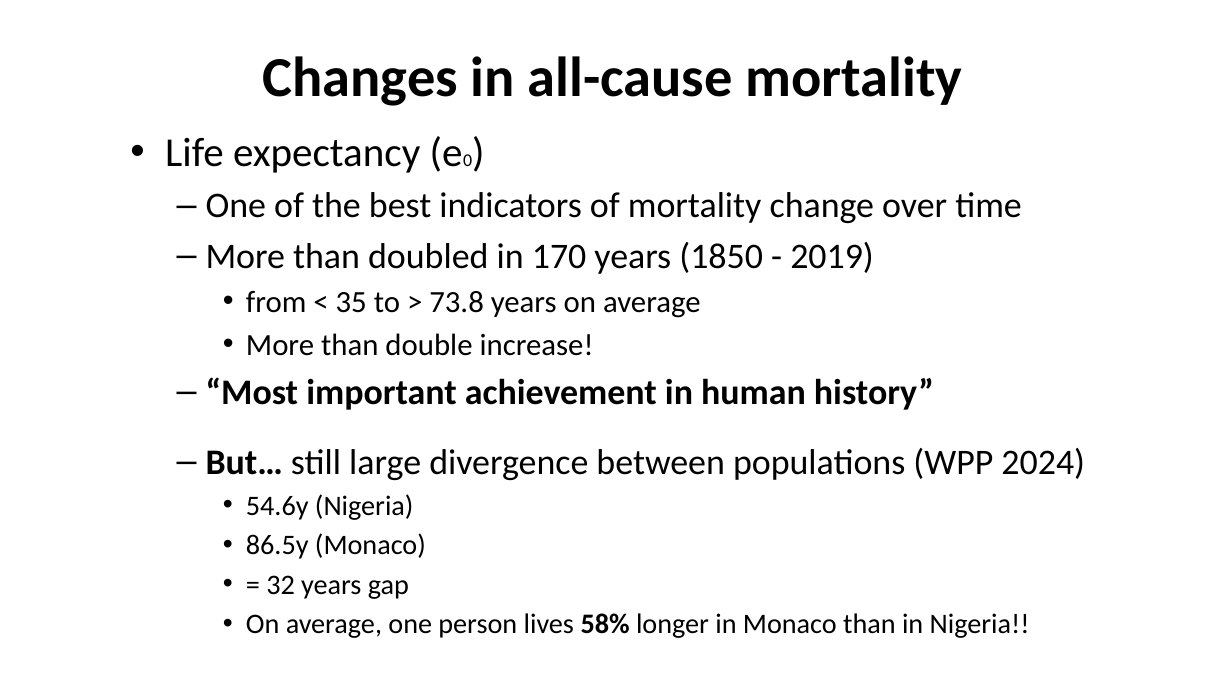
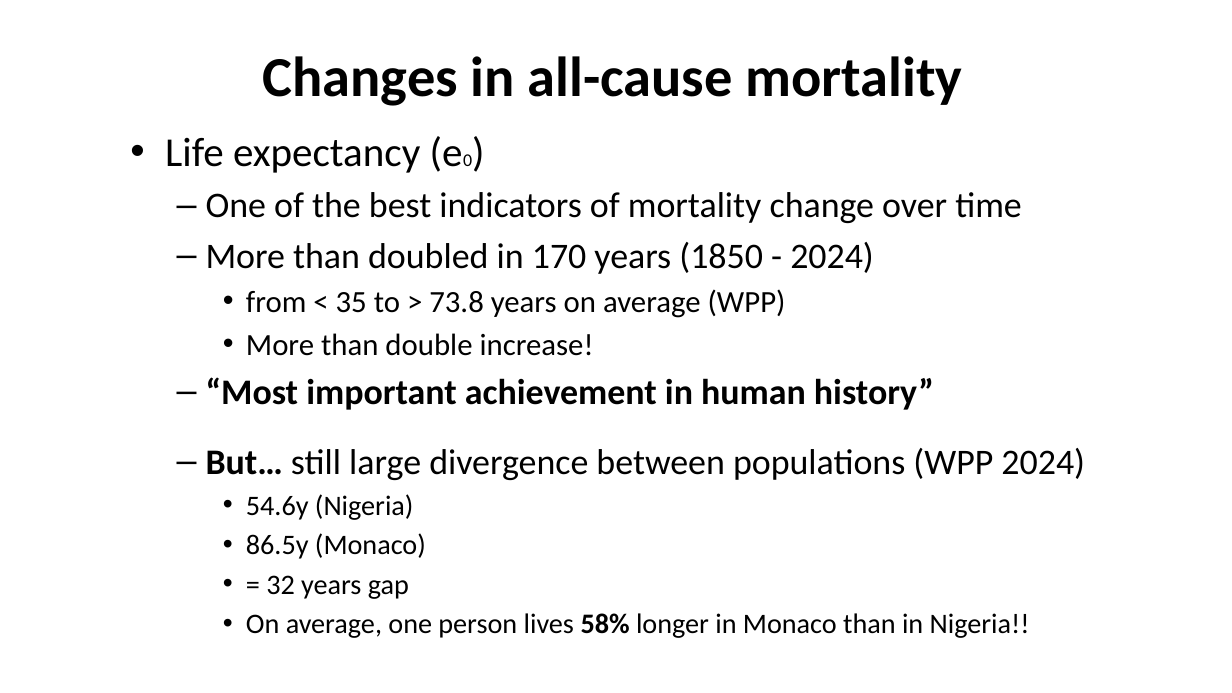
Before and after one commit to kikeacosta/edsd26_apc, a slide deck: slide 10 of slides/01_mortality_trends.pptx. Drawn at 1232x693 pixels with LibreOffice and Linux fonts; fonts in the diff are those of the drawing. Boxes give left, top, right and bottom in pixels: in the first picture for what was removed or moved away, otherwise in the second. Text is boxed around its words. In the diff, an @@ line names an element or a change of style, - is before the commit and + after.

```diff
--- a/slides/01_mortality_trends.pptx
+++ b/slides/01_mortality_trends.pptx
@@ text at <box>206,242,874,318</box>: text changed @@
-  – More than doubled in 170 years (1850 - 2019)
-    • from < 35 to > 73.8 years on average
+  – More than doubled in 170 years (1850 - 2024)
+    • from < 35 to > 73.8 years on average (WPP)
```
Also in this commit, not shown: 7 other slides changed, 2 slides added.
